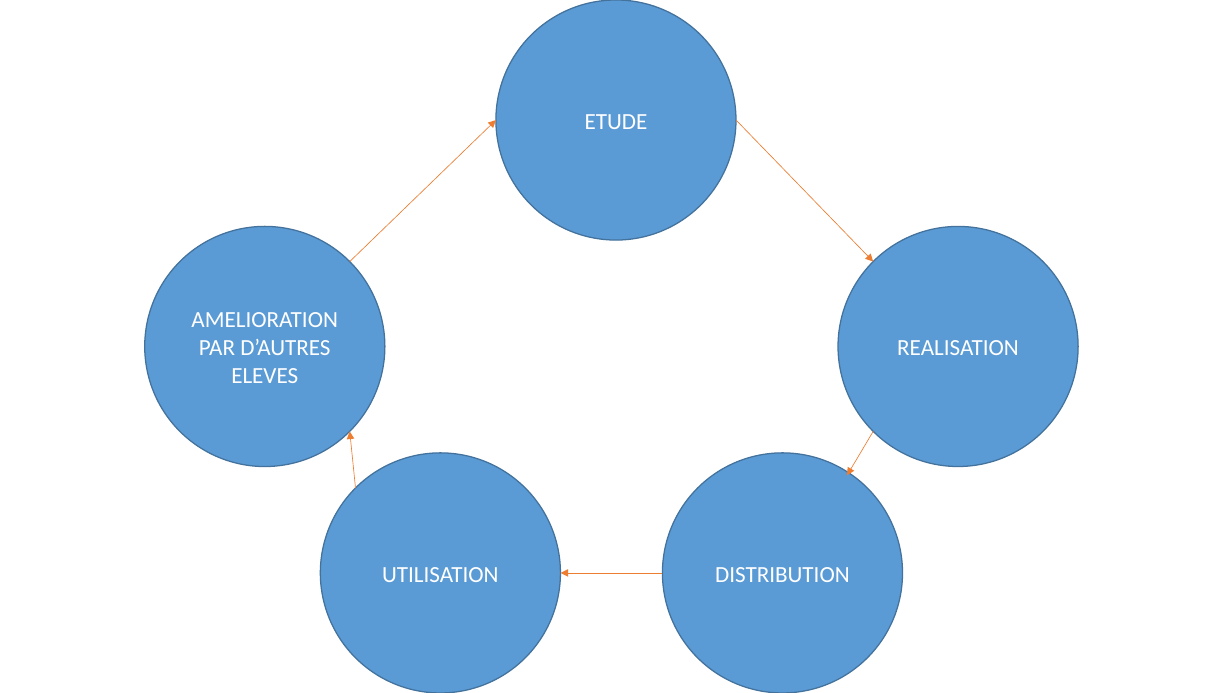
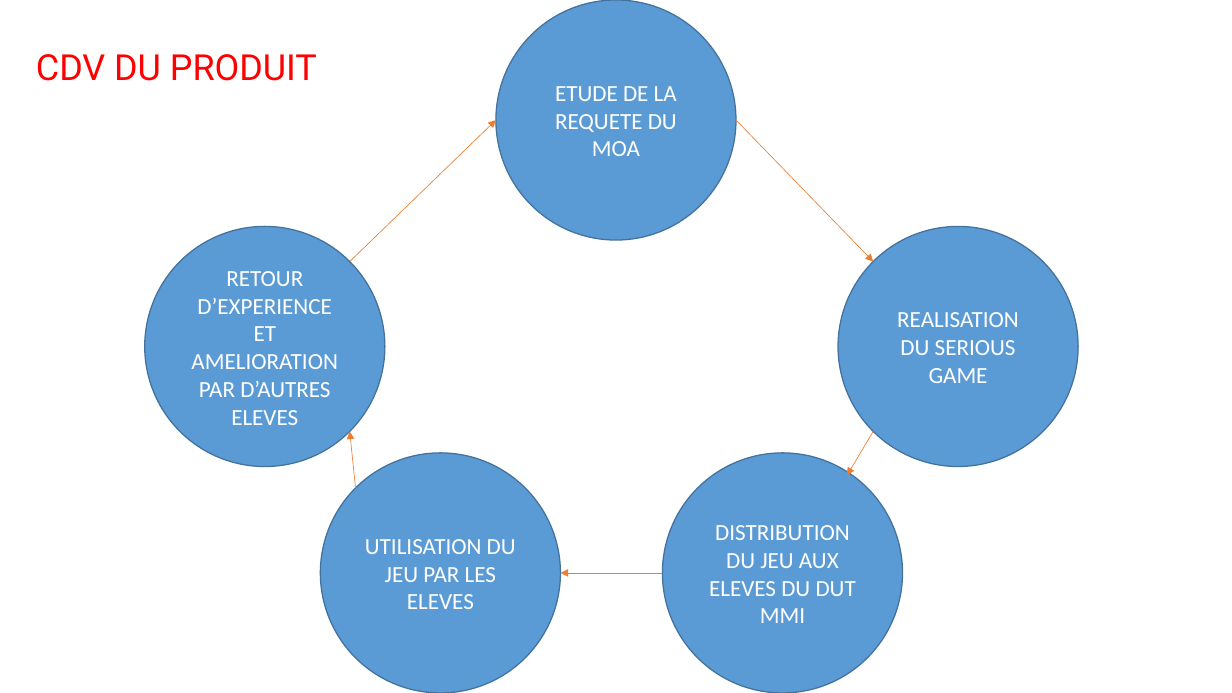
Before and after one commit to Frizzbii/Serious-Game-MMI, a slide deck: slide 1 of 1 - Avant Projet/2 - Outils/11 - CDV du produit.pptx. Drawn at 1232x693 pixels with LibreOffice and Linux fonts; fonts in the diff are those of the drawing. Boxes give left, top, right and bottom in pixels: in the first picture for what was removed or moved away, otherwise in the second. Text is boxed around its words. In the diff, an @@ line names an element or a change of style, - is before the commit and + after.

```diff
--- a/1 - Avant Projet/2 - Outils/11 - CDV du produit.pptx
+++ b/1 - Avant Projet/2 - Outils/11 - CDV du produit.pptx
@@ text added at [36, 54, 317, 81], 28 pt, text #FF0000 @@
+CDV DU PRODUIT
@@ text in ellipse at [555, 86, 677, 156]: text changed @@
-ETUDE
+ETUDE DE LA REQUETE DU MOA
@@ text in ellipse at [191, 271, 337, 369]: text changed @@
-AMELIORATION
+RETOUR D’EXPERIENCE ET AMELIORATION
@@ text in ellipse at [897, 312, 1019, 383]: text changed @@
-REALISATION
+REALISATION DU SERIOUS GAME
@@ text in ellipse at [365, 539, 516, 609]: text changed @@
-UTILISATION
+UTILISATION DU JEU PAR LES ELEVES
@@ text in ellipse at [709, 525, 856, 623]: text changed @@
-DISTRIBUTION
+DISTRIBUTION DU JEU AUX ELEVES DU DUT MMI
```
Also in this commit, not shown: 38 other files.
